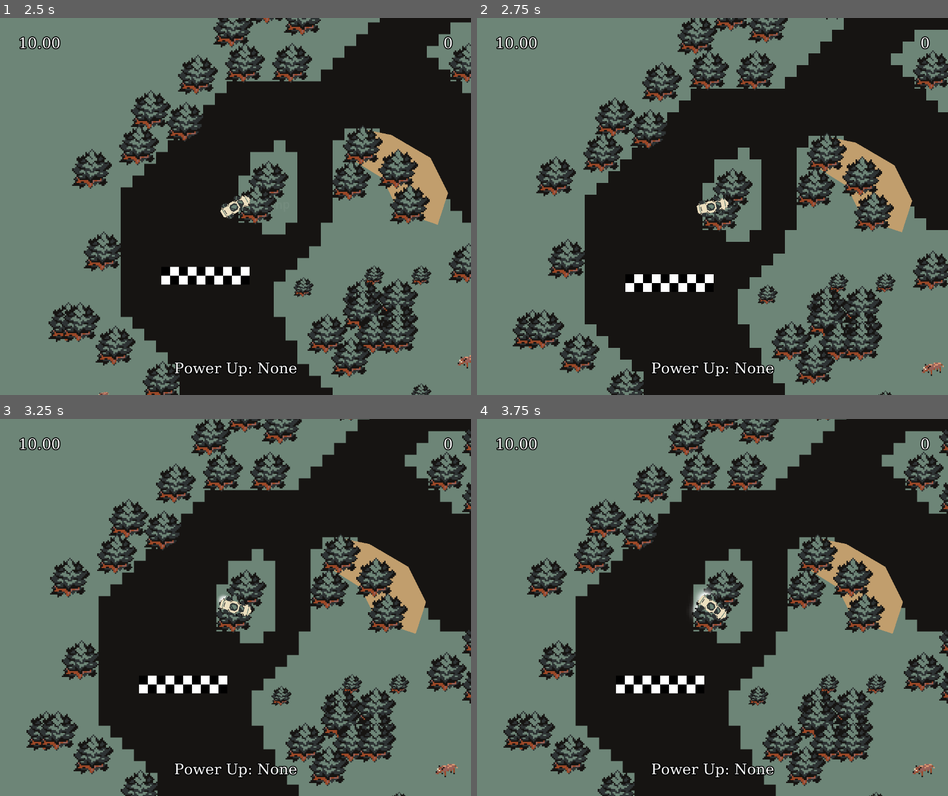
Above: before the commit, frames 1-4 (two rows, left to right).
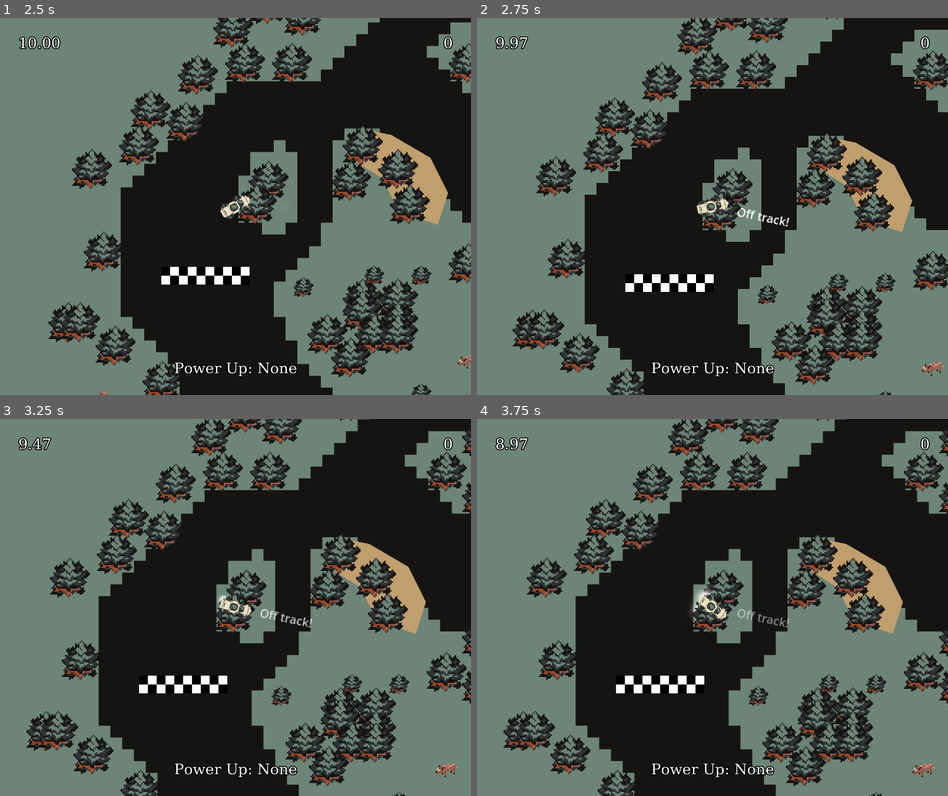
Above: after the commit, the same moments.

Repository: PGComai/Made-at-the-MADE-2025
Game: Godot game, scene res://scenes/Levels/Track1.tscn
Two runs of this game, one before a commit and one after it. Both use one fixed random seed, a clock stepped at 60 frames per second and the inputs below. This scene is started directly instead of the project's main scene.
Inputs:
- Up to frame 1 (2.5 s): hold D (right) 0.53-1.28 s; tap . (a) at 0.6, 1.35, 2.1 s; hold S (brake) 1.28-2.03 s; hold D (right) from 2.03 s (still down)
- Up to frame 2 (2.75 s): keep holding D (right)
- Up to frame 3 (3.25 s): keep holding D (right); tap . (a) at 2.85 s
- Up to frame 4 (3.75 s): release D (right) at 3.53 s; hold A (left) from 3.53 s (still down); tap . (a) at 3.6 s

Frame 1 is identical in both runs. In frame 2, 0.4% of the frame differs, in the area x 3-67%, y 4-56%; in frame 3, 0.4%; in frame 4, 0.3%.

Commit message:
Detect track in track tilemap

Diff:
--- a/CustomResources/TileSets/track1.tres
+++ b/CustomResources/TileSets/track1.tres
@@ -5,16 +5,27 @@
 [sub_resource type="TileSetAtlasSource" id="TileSetAtlasSource_75ehj"]
 texture = ExtResource("1_2teef")
 0:0/0 = 0
+0:0/0/physics_layer_0/polygon_0/points = PackedVector2Array(-8, -8, 8, -8, 8, 8, -8, 8)
 1:0/0 = 0
+1:0/0/physics_layer_0/polygon_0/points = PackedVector2Array(8, -8, 8, 8, -8, 8)
 2:0/0 = 0
+2:0/0/physics_layer_0/polygon_0/points = PackedVector2Array(-8, -8, 8, 8, -8, 8)
 3:0/0 = 0
+3:0/0/physics_layer_0/polygon_0/points = PackedVector2Array(-8, -8, 8, -8, 8, 8, -8, 8)
 0:1/0 = 0
 1:1/0 = 0
+1:1/0/physics_layer_0/polygon_0/points = PackedVector2Array(-8, -8, 8, -8, 8, 8)
 2:1/0 = 0
+2:1/0/physics_layer_0/polygon_0/points = PackedVector2Array(-8, -8, 8, -8, -8, 8)
 4:1/0 = 0
+4:1/0/physics_layer_0/polygon_0/points = PackedVector2Array(-8, -8, 8, -8, 8, 8, -8, 8)
 1:2/0 = 0
 3:2/0 = 0
+3:2/0/physics_layer_0/polygon_0/points = PackedVector2Array(-8, -8, 8, -8, 8, 8, -8, 8)
 4:2/0 = 0
+4:2/0/physics_layer_0/polygon_0/points = PackedVector2Array(-8, -8, 8, -8, 8, 8, -8, 8)
 
 [resource]
+physics_layer_0/collision_layer = 8
+physics_layer_0/collision_mask = 0
 sources/0 = SubResource("TileSetAtlasSource_75ehj")
--- a/car/car.gd
+++ b/car/car.gd
@@ -188,8 +188,20 @@
 	toast.toast("PowerUp! %s" % PowerUp.keys()[current_powerup])
 
 func _on_stuff_detector_area_entered(area: Area2D) -> void:
-	if area.is_in_group("terrain"):
-		var terrain_area: Terrain = area
+	_on_node_2d_entered(area)
+
+func _on_stuff_detector_area_exited(area: Area2D) -> void:
+	_on_node_2d_exited(area)
+
+func _on_stuff_detector_body_entered(body: Node2D) -> void:
+	_on_node_2d_entered(body)
+
+func _on_stuff_detector_body_exited(body: Node2D) -> void:
+	_on_node_2d_exited(body)
+
+func _on_node_2d_entered(node_2d: Node2D) -> void:
+	if node_2d.is_in_group("terrain"):
+		var terrain_area: Terrain = node_2d
 		current_terrain = terrain_area
 		if current_terrain.terrain_type == "oil":
 			terrain_slip = 0.4
@@ -203,21 +215,19 @@
 		elif current_terrain.terrain_type == "dirt":
 			terrain_slip = 0.8
 			terrain_damp = 0.995
-	elif area.is_in_group("track"):
+	elif node_2d.is_in_group("track"):
 		on_track = true
 
-
-func _on_stuff_detector_area_exited(area: Area2D) -> void:
-	if area.is_in_group("terrain"):
-		var terrain_area: Terrain = area
+func _on_node_2d_exited(node_2d: Node2D) -> void:
+	if node_2d.is_in_group("terrain"):
+		var terrain_area: Terrain = node_2d
 		if current_terrain == terrain_area:
 			current_terrain = null
 			terrain_slip = 1.0
 			terrain_damp = 1.0
-	elif area.is_in_group("track") and not jumping:
+	elif node_2d.is_in_group("track") and not jumping:
 		on_track = false
 		toast.toast("Off track!")
-
 
 func _on_timer_power_up_timeout() -> void:
 	braking = false
--- a/car/car.tscn
+++ b/car/car.tscn
@@ -143,6 +143,7 @@
 process_material = SubResource("ParticleProcessMaterial_h3fet")
 
 [node name="StuffDetector" type="Area2D" parent="."]
+collision_mask = 9
 monitorable = false
 
 [node name="CollisionShape2D" type="CollisionShape2D" parent="StuffDetector"]
@@ -154,4 +155,6 @@
 
 [connection signal="area_entered" from="StuffDetector" to="." method="_on_stuff_detector_area_entered"]
 [connection signal="area_exited" from="StuffDetector" to="." method="_on_stuff_detector_area_exited"]
+[connection signal="body_entered" from="StuffDetector" to="." method="_on_stuff_detector_body_entered"]
+[connection signal="body_exited" from="StuffDetector" to="." method="_on_stuff_detector_body_exited"]
 [connection signal="timeout" from="TimerPowerUp" to="." method="_on_timer_power_up_timeout"]
--- a/project.godot
+++ b/project.godot
@@ -71,6 +71,7 @@
 
 2d_physics/layer_2="car"
 2d_physics/layer_3="checkpoint"
+2d_physics/layer_4="track"
 
 [physics]
 
--- a/scenes/TrackTilemaps/track1_tilemap.tscn
+++ b/scenes/TrackTilemaps/track1_tilemap.tscn
@@ -12,10 +12,11 @@
 tile_map_data = PackedByteArray("AADa/+X/AAAAAAIAAADa/+b/AAAAAAIAAADa/+f/AAAAAAIAAADa/+j/AAAAAAIAAADa/+n/AAAAAAIAAADa/+ …(122320 unchanged characters)…
 tile_set = ExtResource("1_5howp")
 
-[node name="track" type="TileMapLayer" parent="."]
+[node name="track" type="TileMapLayer" parent="." groups=["track"]]
 z_index = -1
 tile_map_data = PackedByteArray("AAAFAAwAAAAAAAAAAAACAPT/AAAAAAAAAAADAPT/AAAAAAAAAAADAPX/AAAAAAAAAAADAPb/AAAAAAAAAAAEAP …(33568 unchanged characters)…
 tile_set = ExtResource("1_0orj5")
+use_kinematic_bodies = true
 
 [node name="environment" type="TileMapLayer" parent="."]
 y_sort_enabled = true
